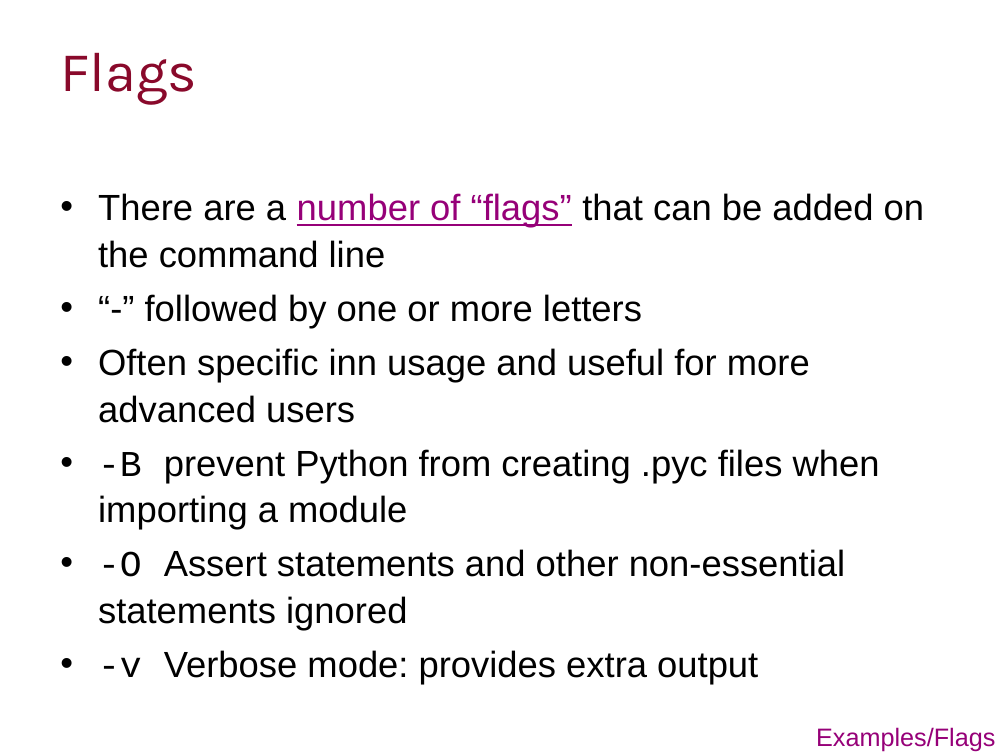
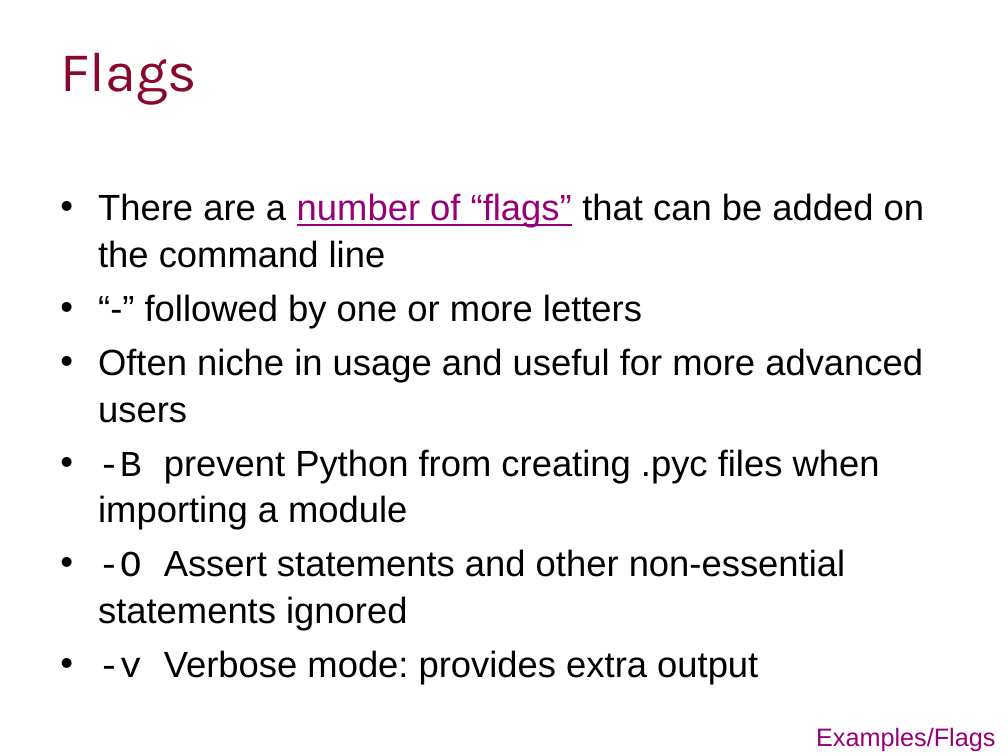
Before and after one commit to ImperialCollegeLondon/RCDS-managing-and-running-python-effectively, a slide deck: slide 26 of Managing and Running Python Effectively.pptx. Drawn at 1008x756 pixels with LibreOffice and Linux fonts; fonts in the diff are those of the drawing; background and template pictures are left out. Boxes give left, top, right and bottom in pixels: in the first picture for what was removed or moved away, otherwise in the second. Text is boxed around its words. In the diff, an @@ line names an element or a change of style, - is before the commit and + after.

```diff
--- a/Managing and Running Python Effectively.pptx
+++ b/Managing and Running Python Effectively.pptx
@@ text at (98, 348, 923, 423): text changed @@
-• Often specific inn usage and useful for more advanced users
+• Often niche in usage and useful for more advanced users
```
Also in this commit, not shown: 1 other slide changed, 2 other files.
